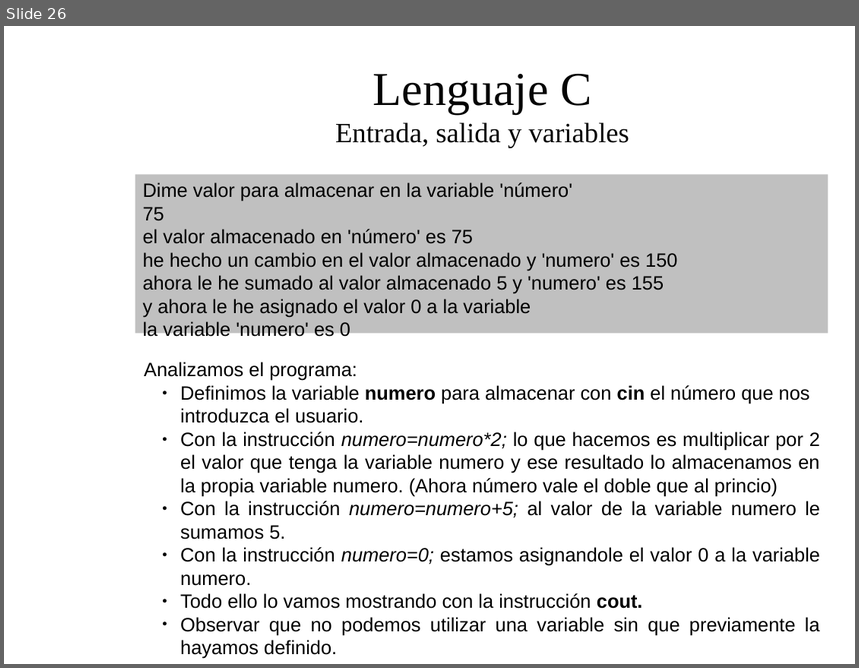
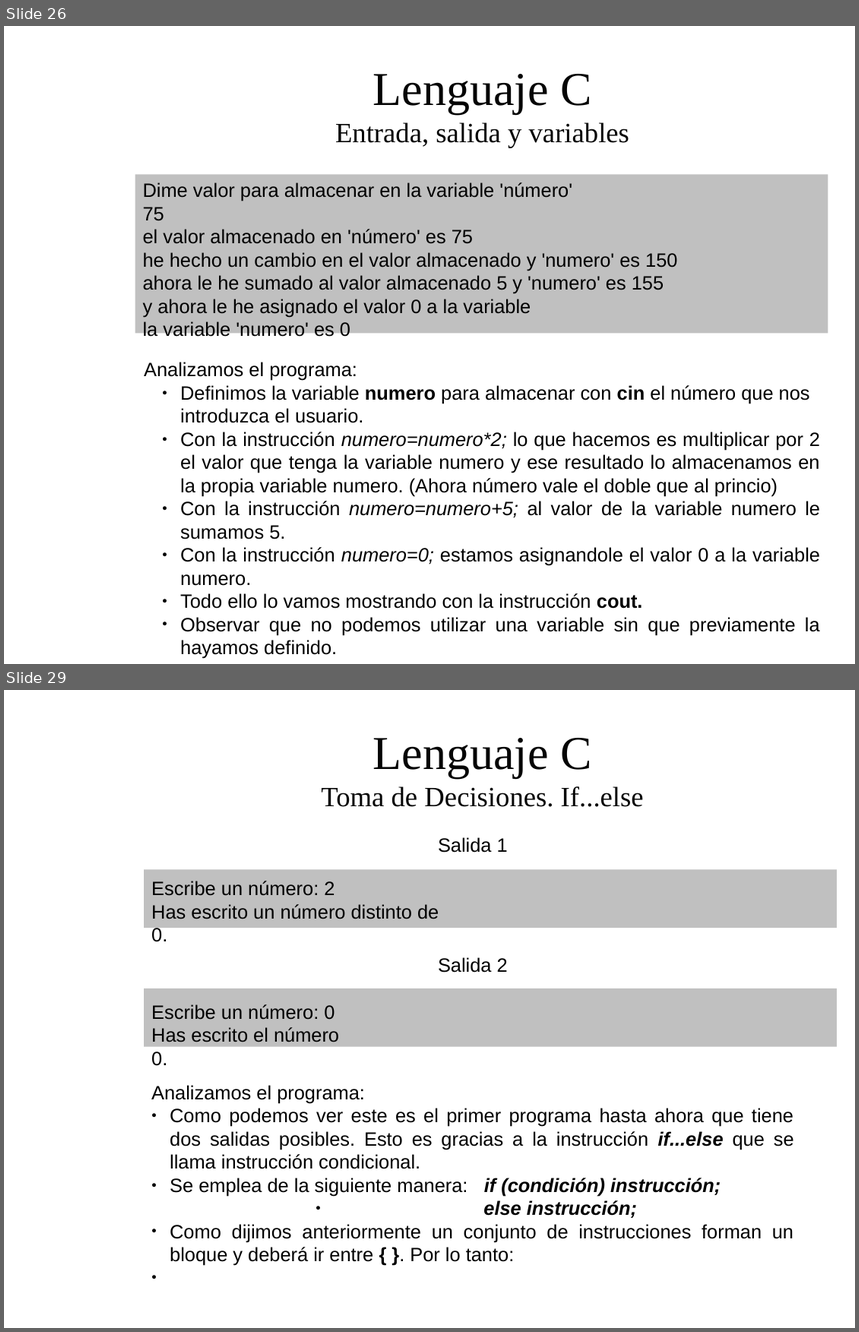
Before and after one commit to dolpo04/2bach, a slide deck: unidades/01_introduccion_a_la_programacion/presentacion/Tema1: Introduccion a la programacion.odp. Shown one above the other, each under a label of ours: slide 26 before the commit, slides 26 and 29 after it; the slides between them are not shown. The pictures are 859x668 and 859x1332 pixels, drawn with LibreOffice and Linux fonts; fonts in the diff are those of the drawing; background and template pictures are left out. Boxes give left, top, right and bottom in pixels: in the first picture for what was removed or moved away, otherwise in the second. Text is boxed around its words. In the diff, an @@ line names an element or a change of style, - is before the commit and + after.

Commit message:
Acabado hasta bucles

```diff
--- a/unidades/01_introduccion_a_la_programacion/presentacion/Tema1: Introduccion a la programacion.odp
+++ b/unidades/01_introduccion_a_la_programacion/presentacion/Tema1: Introduccion a la programacion.odp
@@ slide 29 added at <box>4,690,855,1328</box>, background picture (left out) @@
@@ title added at <box>321,738,644,807</box>, 26 pt, text #050505 @@
+Lenguaje C
+Toma de Decisiones. If...else
@@ text added at <box>438,837,508,853</box>, 18 pt, text #000000 @@
+Salida 1
@@ rectangle added at <box>144,870,837,929</box>, fill #C0C0C0 @@
@@ text added at <box>151,881,439,942</box>, 18 pt, text #000000 @@
+Escribe un número: 2
+Has escrito un número distinto de 0.
@@ text added at <box>438,958,508,973</box>, 18 pt, text #000000 @@
+Salida 2
@@ rectangle added at <box>144,989,837,1048</box>, fill #C0C0C0 @@
@@ text added at <box>151,1005,339,1066</box>, 18 pt, text #000000 @@
+Escribe un número: 0
+Has escrito el número 0.
@@ text added at <box>151,1085,794,1266</box>, 18 pt, text #000000 @@
+Analizamos el programa:
+● Como podemos ver este es el primer programa hasta ahora que tiene dos salidas posibles. Esto es gracias a la instrucción if...else que se llama instrucción condicional.
+● Se emplea de la siguiente manera: if (condición) instrucción;
+                ● else instrucción;
+● Como dijimos anteriormente un conjunto de instrucciones forman un bloque y deberá ir entre { }. Por lo tanto:
```
Also in this commit, not shown: 2 slides changed, 8 other slides added, 9 other files.
